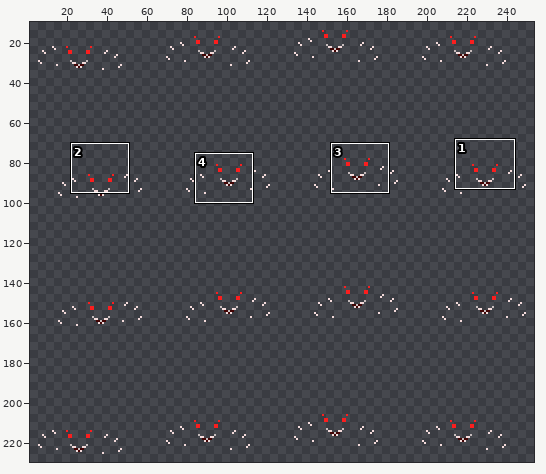
Two versions of one sprite sheet, Resources/Textures/Mobs/Aliens/Carps/dragon.rsi/alive-unshaded.png. The picture above shows the old version from afar; the outline marks the close-up.
Close-up. Old version:
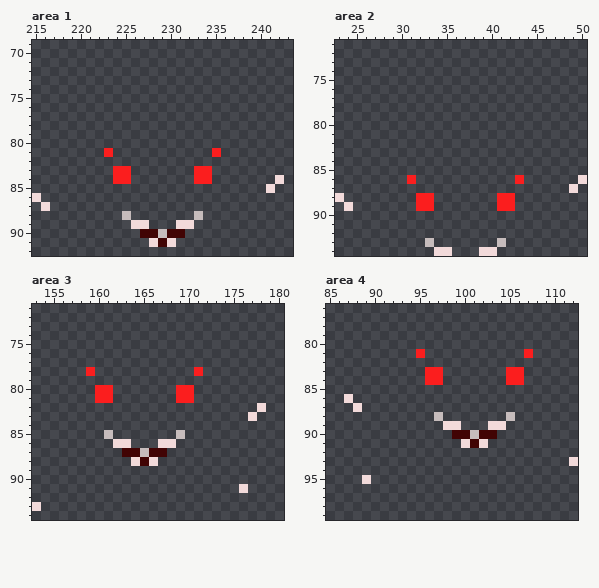
The file is 256x256 pixels. Shown: area 1: x 215..243, y 69..92; area 2: x 23..50, y 71..94; area 3: x 153..180, y 71..94; area 4: x 85..112, y 76..99. The wide view leaves out empty margins. The commit also changed other parts of the picture, which this record leaves out.
Now the later version:
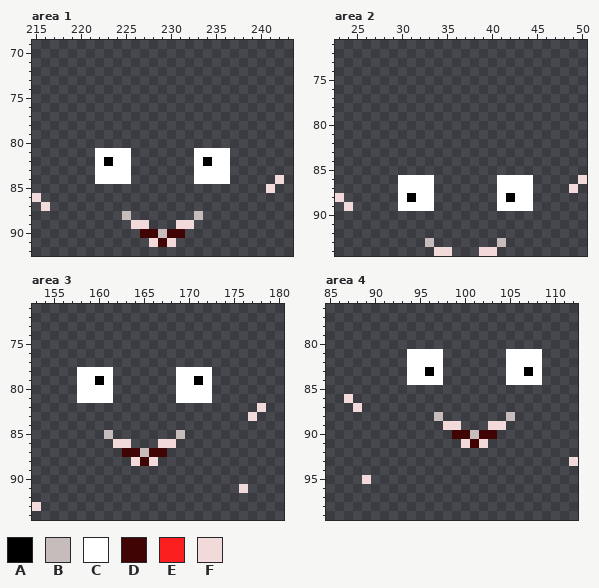
Palette (. is transparent): A #000000  B #c6bcbc  C #ffffff  D #410404  E #fb1e1e  F #f2dada
Diff:
Area 1:
Colour A now appears in row 82 at x 223 and 234.
Colour C now appears in row 81 at x 222, 224 to 225, 233 to 234 and 236; in row 82 at x 222, 224 to 225, 233 and 235 to 236; in rows 83 to 84 at x 222 to 223 and 235 to 236.
The author changed colour E to colour C in row 81 at x 223 and 235; in rows 83 to 84 at x 224 to 225 and 233 to 234.
Area 2:
Colour A now appears in row 88 at x 31.
The author changed colour E to colour A in row 88 at x 42.
Colour C now appears in row 86 at x 30, 32 to 33, 41 to 42 and 44; in row 87 at x 30 to 33 and 41 to 44; in row 88 at x 30 and 43 to 44; in row 89 at x 30 to 31 and 43 to 44.
The author changed colour E to colour C in row 86 at x 31 and 43; in row 88 at x 32 to 33 and 41; in row 89 at x 32 to 33 and 41 to 42.
Area 3:
Colour A now appears in row 79 at x 160 and 171.
Colour C now appears in row 78 at x 158, 160 to 161, 169 to 170 and 172; in row 79 at x 158 to 159, 161, 169 to 170 and 172; in rows 80 to 81 at x 158 to 159 and 171 to 172.
The author changed colour E to colour C in row 78 at x 159 and 171; in rows 80 to 81 at x 160 to 161 and 169 to 170.
Area 4:
Colour A now appears in row 83 at x 107.
The author changed colour E to colour A in row 83 at x 96.
Colour C now appears in row 81 at x 94, 96 to 97, 105 to 106 and 108; in row 82 at x 94 to 97 and 105 to 108; in row 83 at x 94 to 95 and 108; in row 84 at x 94 to 95 and 107 to 108.
The author changed colour E to colour C in row 81 at x 95 and 107; in row 83 at x 97 and 105 to 106; in row 84 at x 96 to 97 and 105 to 106.
Where, in picture pixels (left, top, right, bottom), the same in both close-ups:
changed: (95, 148, 131, 184)
changed: (194, 148, 230, 184)
changed: (398, 175, 434, 211)
changed: (497, 175, 533, 211)
changed: (77, 367, 113, 403)
changed: (176, 367, 212, 403)
changed: (407, 349, 443, 385)
changed: (506, 349, 542, 385)
